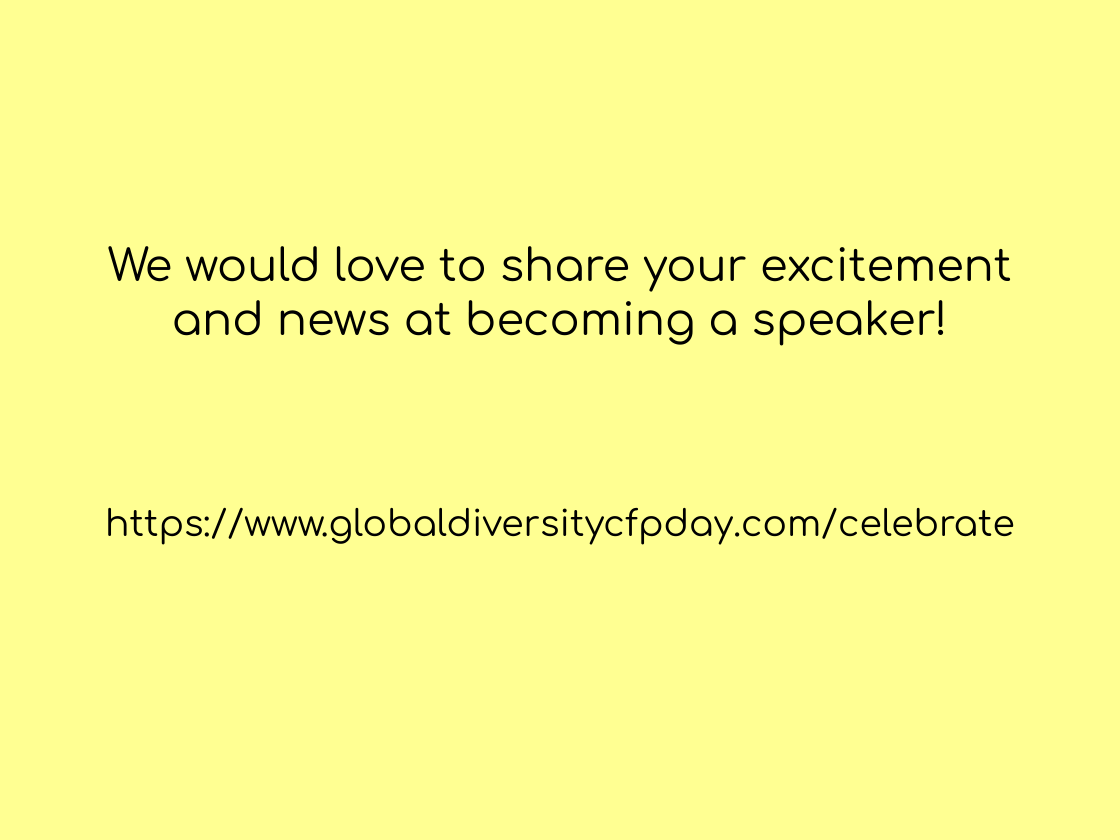
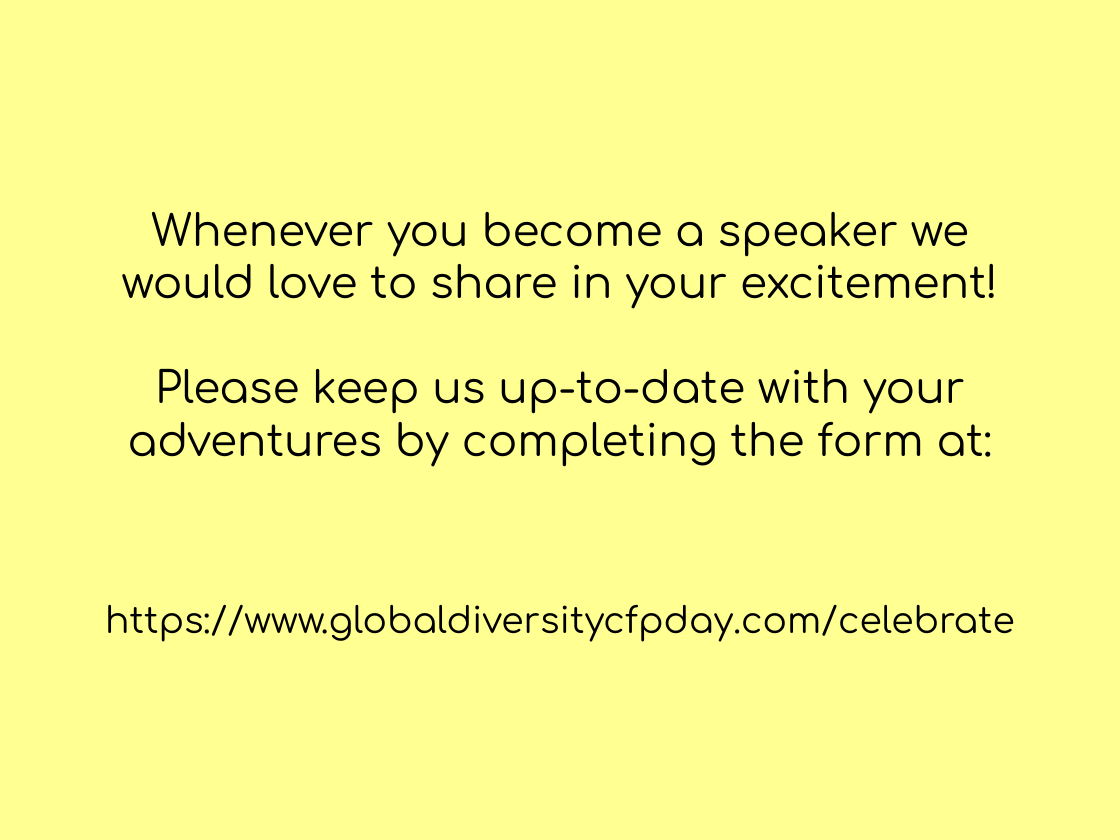
Before and after one commit to JiggyPete/global-diversity-cfp-day-site, a slide deck: slide 36 of public/slides/global-diversity-cfp-day.pptx (slide 31 before the commit). Drawn at 1120x840 pixels with LibreOffice and Linux fonts; fonts in the diff are those of the drawing. Boxes give left, top, right and bottom in pixels: in the first picture for what was removed or moved away, otherwise in the second. Text is boxed around its words. In the diff, an @@ line names an element or a change of style, - is before the commit and + after.

Commit message:
Updating schedule "Caring for your audience" info

```diff
--- a/public/slides/global-diversity-cfp-day.pptx
+++ b/public/slides/global-diversity-cfp-day.pptx
@@ text at box(122, 212, 998, 466): text changed; size 40.8 to 40 pt @@
-We would love to share your excitement and news at becoming a speaker!
+Whenever you become a speaker we would love to share in your excitement!
+Please keep us up-to-date with your adventures by completing the form at:
@@ text "https://www.globaldiversitycfpday.com/celebrate": place and size @@
-text "https://www.globaldiversitycfpday.com/celebrate" at box(105, 507, 1015, 545)
+text "https://www.globaldiversitycfpday.com/celebrate" at box(105, 604, 1015, 642)
```
Also in this commit, not shown: 5 slides added, 3 other files.
